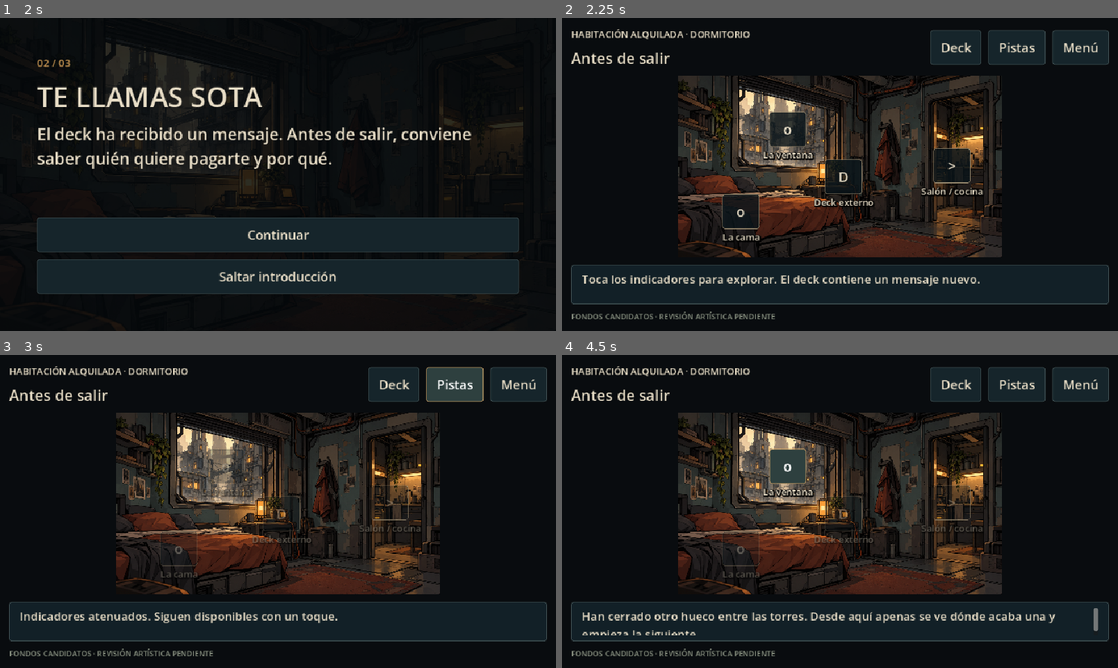
Above: before the commit, frames 1-4 (two rows, left to right).
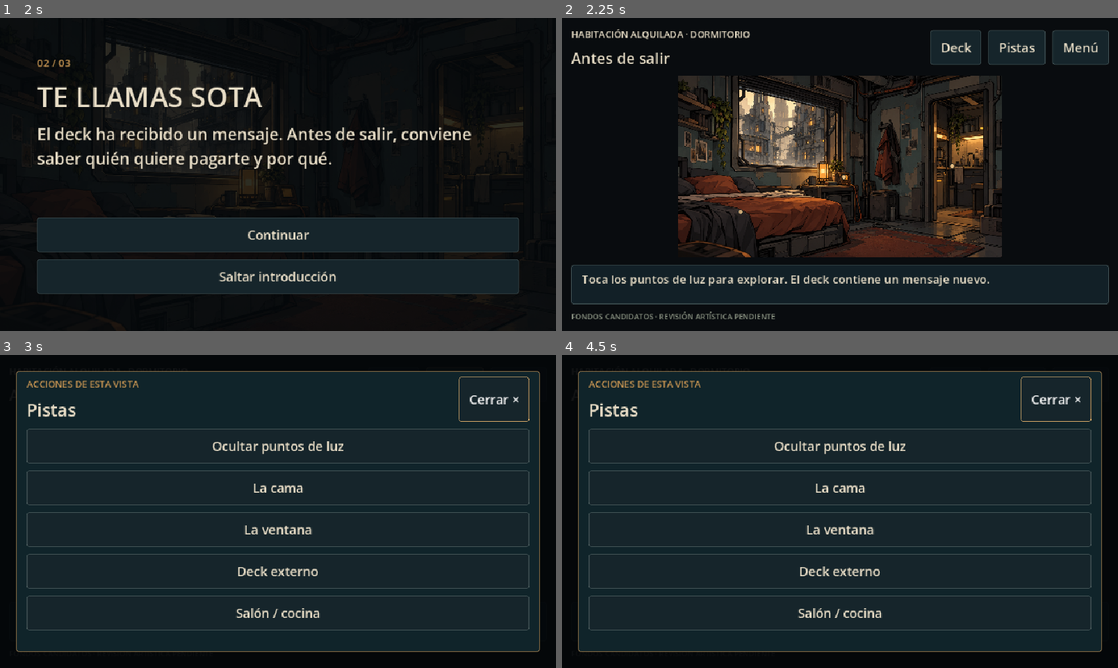
Above: after the commit, the same moments.

Repository: isradev-git/arrecife-game
Game: Godot game, scene res://scenes/main.tscn
The game is run twice, just before and just after one commit, with the same random seed, the same clock (stepped at 60 frames per second) and the same inputs.
Inputs (mouse positions are in pixels of both pictures, inside the frame that each line leads up to):
- Up to frame 1 (2 s): click "Jugar" at 0.5 s; click "Continuar" at 1.25 s
- Up to frame 2 (2.25 s): click "Saltar introducción" at 2 s
- Up to frame 3 (3 s): click "Pistas" at 2.75 s
- Up to frame 4 (4.5 s): click (739, 549) at 3.5 s, where only the run before the commit has a clickable "o"; click (789, 467) at 4.25 s, where only the run before the commit has a clickable "o"

Frame 1 is identical in both runs. In frame 2, 3.8% of the frame differs, in the area x 12-77%, y 29-86%; in frame 3, 65%, in the area x 1-99%, y 3-97%; in frame 4, 64%.

Commit message:
fix: hacer discretos los puntos interactivos

Diff:
--- a/game/scripts/ui/main.gd
+++ b/game/scripts/ui/main.gd
@@ -150,7 +150,7 @@
 	header.add_child(controls)
 	controls.size_flags_vertical = Control.SIZE_SHRINK_CENTER
 	GameUI.button(controls, "Deck", func(): show_device())
-	GameUI.button(controls, "Pistas", toggle_hints)
+	GameUI.button(controls, "Pistas", show_hints_panel)
 	GameUI.button(controls, "Menú", func():
 		State.save_game()
 		show_menu())
@@ -163,7 +163,7 @@
 	footer.custom_minimum_size.y = 68
 	column.add_child(footer)
 	var footer_column := GameUI.scroll(footer)
-	observation = GameUI.label(footer_column, "Toca los indicadores para explorar. El deck contiene un mensaje nuevo.", 20)
+	observation = GameUI.label(footer_column, "Toca los puntos de luz para explorar. El deck contiene un mensaje nuevo.", 20)
 	GameUI.label(column, "FONDOS CANDIDATOS · REVISIÓN ARTÍSTICA PENDIENTE", 13).modulate = GameUI.MUTED
 	var screen: Dictionary = Content.world.screens[State.data.screen]
 	location_label.text = screen.subtitle
@@ -174,10 +174,17 @@
 	if State.data.flags.get("parte_contrastado", false):
 		observation.text = "Parte guardado. Has terminado el recorrido del hito 1. El acceso a El Nudo continuará en el próximo hito."
 
-func toggle_hints() -> void:
-	State.set_option("hints", not State.settings.hints)
-	current_view.set_hints(State.settings.hints)
-	observe("Indicadores visibles." if State.settings.hints else "Indicadores atenuados. Siguen disponibles con un toque.")
+func show_hints_panel() -> void:
+	open_panel("Pistas", "ACCIONES DE ESTA VISTA")
+	GameUI.button(modal_body, "Ocultar puntos de luz" if State.settings.hints else "Mostrar puntos de luz", func():
+		State.set_option("hints", not State.settings.hints)
+		current_view.set_hints(State.settings.hints)
+		show_hints_panel())
+	for spot in current_view.get("spots"):
+		var hotspot: Dictionary = spot.get_meta("hotspot")
+		GameUI.button(modal_body, hotspot.label, func():
+			close_modal()
+			interact(hotspot))
 
 func observe(text: String) -> void:
 	if is_instance_valid(observation):
--- a/game/scripts/ui/viewpoint.gd
+++ b/game/scripts/ui/viewpoint.gd
@@ -4,9 +4,6 @@
 var screen: Dictionary
 var image := TextureRect.new()
 var spots: Array[Button] = []
-var hints := true
-var mobile_list := ScrollContainer.new()
-var mobile_column := VBoxContainer.new()
 
 func _ready() -> void:
 	mouse_filter = Control.MOUSE_FILTER_IGNORE
@@ -14,10 +11,6 @@
 	image.expand_mode = TextureRect.EXPAND_IGNORE_SIZE
 	image.stretch_mode = TextureRect.STRETCH_SCALE
 	image.mouse_filter = Control.MOUSE_FILTER_IGNORE
-	add_child(mobile_list)
-	mobile_list.horizontal_scroll_mode = ScrollContainer.SCROLL_MODE_DISABLED
-	mobile_column.size_flags_horizontal = Control.SIZE_EXPAND_FILL
-	mobile_list.add_child(mobile_column)
 	resized.connect(layout_spots)
 
 func show_screen(value: Dictionary) -> void:
@@ -27,59 +20,54 @@
 		remove_child(node)
 		node.queue_free()
 	spots.clear()
-	GameUI.clear(mobile_column)
 	for hotspot in screen.hotspots:
 		if not State.matches(hotspot.get("visible_if", {})):
 			continue
-		var mobile_button := GameUI.button(mobile_column, hotspot.label, func(): activated.emit(hotspot))
-		mobile_button.set_meta("hotspot", hotspot)
 		var node := Button.new()
-		node.text = {"NAVIGATION":">", "PERSON":"?", "TERMINAL":"T", "DOCUMENT":"=", "DEVICE":"D", "SPECIAL_EVENT":"v"}.get(hotspot.type, "o")
 		node.accessibility_name = hotspot.label
 		node.tooltip_text = hotspot.label
-		node.add_theme_font_size_override("font_size", 24)
+		node.mouse_default_cursor_shape = Control.CURSOR_POINTING_HAND
 		node.set_meta("hotspot", hotspot)
-		node.add_theme_stylebox_override("normal", GameUI.box(Color(0.04,0.08,0.10,0.82), Color("93856b")))
-		node.mouse_entered.connect(func(): node.modulate.a = 1.0)
-		node.mouse_exited.connect(func(): node.modulate.a = 1.0 if hints else 0.35)
-		node.focus_entered.connect(func(): node.modulate.a = 1.0)
+		for style in ["normal", "hover", "pressed", "disabled"]:
+			node.add_theme_stylebox_override(style, StyleBoxEmpty.new())
+		var focus := StyleBoxFlat.new()
+		focus.bg_color = Color.TRANSPARENT
+		focus.border_color = Color(0.84, 0.66, 0.42, 0.7)
+		focus.set_border_width_all(1)
+		node.add_theme_stylebox_override("focus", focus)
 		node.pressed.connect(func(): activated.emit(hotspot))
 		add_child(node)
 		spots.append(node)
-		var caption := GameUI.label(node, hotspot.get("short_label", hotspot.label), 16)
-		caption.mouse_filter = Control.MOUSE_FILTER_IGNORE
-		caption.horizontal_alignment = HORIZONTAL_ALIGNMENT_CENTER
-		caption.position = Vector2(-48, 62)
-		caption.size = Vector2(minf(160, caption.get_theme_default_font().get_string_size(caption.text, HORIZONTAL_ALIGNMENT_LEFT, -1, 16).x + 12), 44)
-		caption.add_theme_color_override("font_shadow_color", Color.BLACK)
-		caption.add_theme_constant_override("shadow_outline_size", 8)
+		var glint := Panel.new()
+		glint.mouse_filter = Control.MOUSE_FILTER_IGNORE
+		var dot := StyleBoxFlat.new()
+		dot.bg_color = Color(0.91, 0.75, 0.52, 0.75)
+		dot.border_color = Color(0.08, 0.13, 0.14, 0.8)
+		dot.set_border_width_all(1)
+		dot.set_corner_radius_all(5)
+		glint.add_theme_stylebox_override("panel", dot)
+		glint.size = Vector2(9, 9)
+		node.add_child(glint)
 	set_hints(State.settings.hints)
 	layout_spots()
 
 func set_hints(value: bool) -> void:
-	hints = value
 	for node in spots:
-		node.modulate.a = 1.0 if hints else 0.35
+		node.get_child(0).visible = value
 
 func art_rect() -> Rect2:
 	var ratio := image.texture.get_size().aspect() if image.texture else 16.0 / 9.0
 	var extent := Vector2(minf(size.x, size.y * ratio), minf(size.y, size.x / ratio))
-	return Rect2(Vector2.ZERO if size.x < 700 else (size - extent) * 0.5, extent)
+	return Rect2((size - extent) * 0.5, extent)
 
 func layout_spots() -> void:
 	var area := art_rect()
 	image.position = area.position
 	image.size = area.size
-	mobile_list.visible = size.x < 700
-	mobile_list.position = Vector2(0, area.end.y + 12)
-	mobile_list.size = Vector2(size.x, maxf(0, size.y - area.end.y - 12))
 	for node in spots:
-		node.visible = size.x >= 700
 		var bounds: Array = node.get_meta("hotspot").bounds
-		var extent := Vector2(64, 60)
+		var extent := Vector2(maxf(56, area.size.x * bounds[2]), maxf(56, area.size.y * bounds[3]))
 		var center := area.position + area.size * Vector2(bounds[0] + bounds[2]*0.5, bounds[1] + bounds[3]*0.5)
 		node.size = extent
 		node.position = Vector2(clampf(center.x - extent.x*0.5, area.position.x, area.end.x-extent.x), clampf(center.y - extent.y*0.5, area.position.y, area.end.y-extent.y))
-
-		var caption := node.get_child(0) as Label
-		caption.position.x = clampf((64 - caption.size.x) * 0.5, area.position.x - node.position.x, area.end.x - node.position.x - caption.size.x)
+		node.get_child(0).position = (extent - Vector2(9, 9)) * 0.5
--- a/game/tests/run.gd
+++ b/game/tests/run.gd
@@ -109,6 +109,15 @@
 	await press("Saltar introducción")
 	check(is_instance_valid(app.current_view), "Introducción saltable")
 	await capture("03_dormitorio")
+	await press("Pistas")
+	check(app.overlay.visible, "Pistas abre acciones accesibles")
+	await press("Ocultar puntos de luz")
+	check(not app.current_view.spots[0].get_child(0).visible, "Pistas oculta marcas sin desactivar hotspots")
+	await press("Mostrar puntos de luz")
+	check(app.current_view.spots[0].get_child(0).visible, "Pistas recupera marcas discretas")
+	await press("Deck externo", app.overlay)
+	check(app.overlay.visible and app.modal_body.get_child_count() > 0, "Acción nombrada de Pistas abre el deck")
+	await press("Cerrar ×")
 	await press("· Deck externo")
 	check(app.overlay.visible, "Hotspot abre deck con ratón")
 	await press("* Un parte que no cuadra · La Jefa")
@@ -185,10 +194,13 @@
 		app.show_exploration()
 		await frames(8)
 		for button in app.current_view.spots:
-			if not button.visible:
-				continue
-			check(app.get_global_rect().encloses(button.get_global_rect()), "Indicador dentro de pantalla " + str(resolution) + " " + button.text)
+			check(button.visible and app.current_view.art_rect().encloses(Rect2(button.position, button.size)), "Área táctil sobre la ilustración " + str(resolution))
+			check(button.text.is_empty() and button.get_child(0).size == Vector2(9, 9), "Punto discreto sin rótulo " + str(resolution))
 		await capture("viewport_%dx%d" % [resolution.x,resolution.y])
+		if resolution == Vector2i(390,844):
+			await press("· Hablar con la Jefa", null, true)
+			check(app.overlay.visible, "Personaje activable tocando la escena en vertical")
+			app.close_modal()
 		app.show_dialogue("jefa")
 		await frames()
 		await capture("dialogo_%dx%d" % [resolution.x,resolution.y])
Not shown, changed: README.md
Not shown, changed: docs/GAME_DESIGN.md
Not shown, changed: docs/VALIDACION.md
Not shown, changed: docs/evidence/03_dormitorio.png
Not shown, changed: docs/evidence/05_cocina.png
Not shown, changed: docs/evidence/08_bano.png
Not shown, changed: docs/evidence/09_monologo.png
Not shown, changed: docs/evidence/10_fiebre.png
Not shown, changed: docs/evidence/11_dialogo.png
Not shown, changed: docs/evidence/dialogo_1024x768.png
Not shown, changed: docs/evidence/dialogo_1280x720.png
Not shown, changed: docs/evidence/dialogo_390x844.png
(and 12 more such lines)
